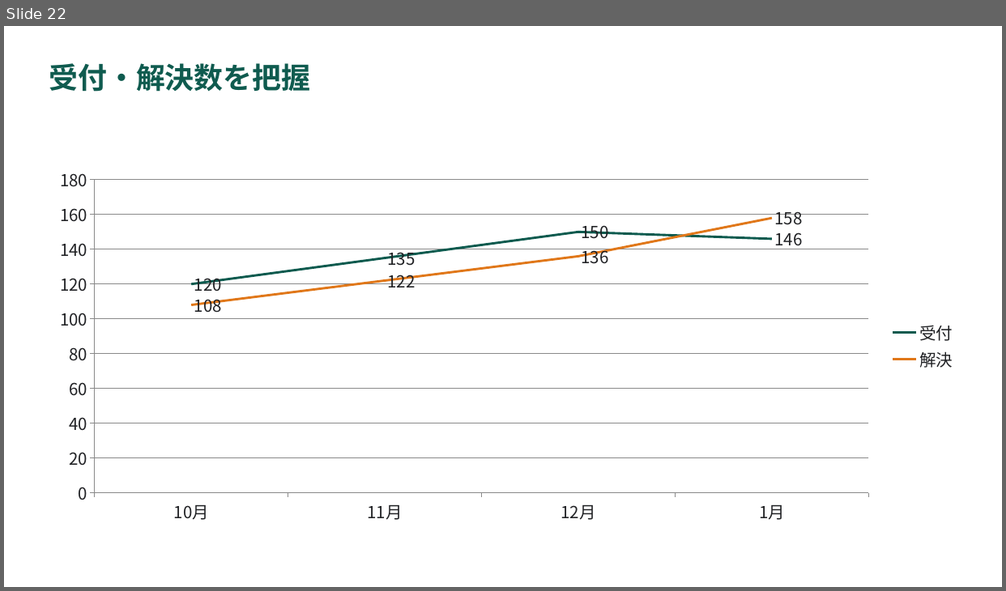
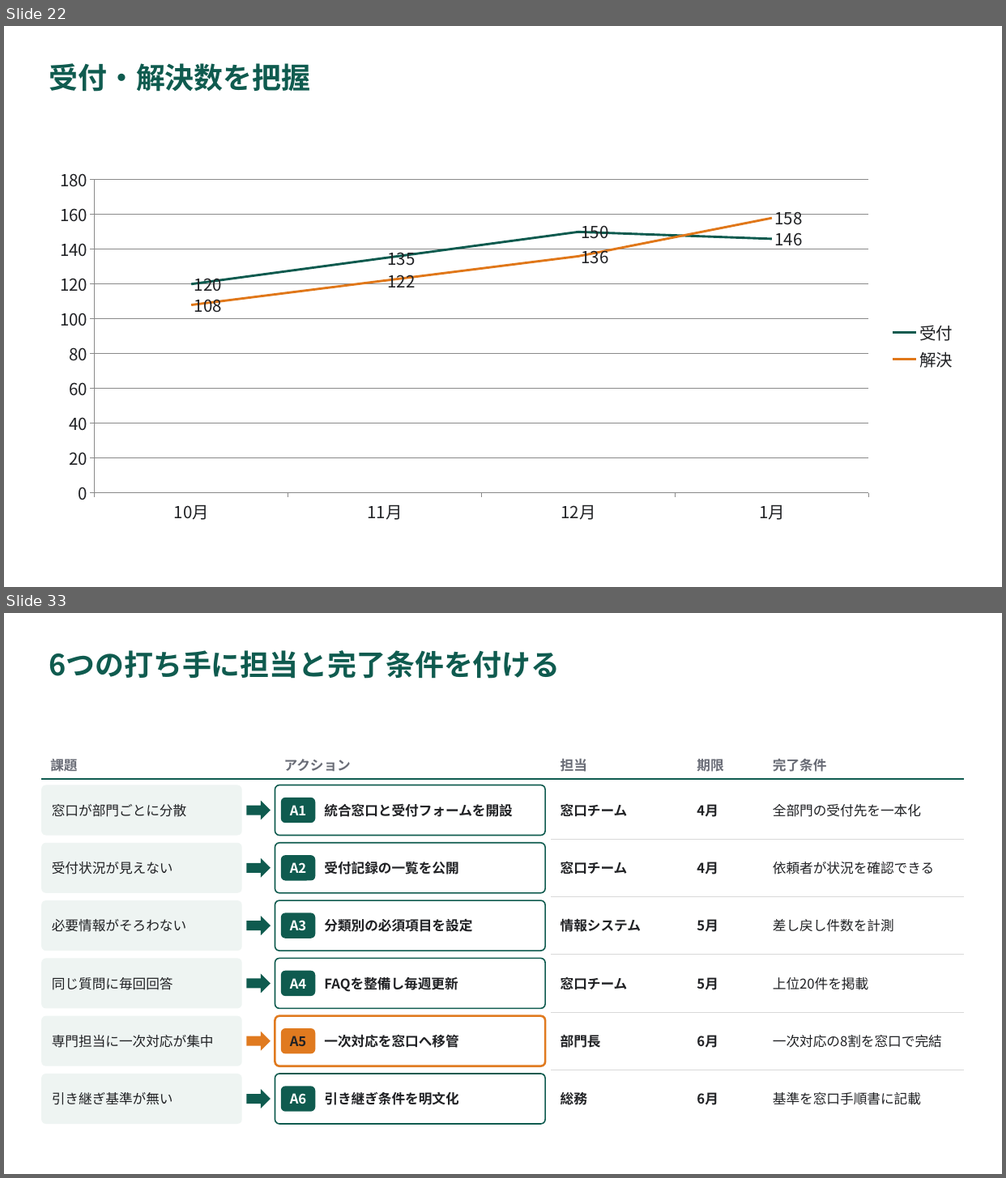
Before and after one commit to YHirano7/Artifacts, a slide deck: skills/pptx-deck/examples/component-gallery/component-gallery.pptx. Shown one above the other, each under a label of ours: slide 22 before the commit, slides 22 and 33 after it; the slides between them are not shown. The pictures are 1006x591 and 1006x1178 pixels, drawn with LibreOffice and Linux fonts; fonts in the diff are those of the drawing. Boxes give left, top, right and bottom in pixels: in the first picture for what was removed or moved away, otherwise in the second. Text is boxed around its words. In the diff, an @@ line names an element or a change of style, - is before the commit and + after.

```diff
--- a/skills/pptx-deck/examples/component-gallery/component-gallery.pptx
+++ b/skills/pptx-deck/examples/component-gallery/component-gallery.pptx
@@ slide 33 added at box(4, 613, 1002, 1174), background #FFFFFF @@
@@ title added at box(49, 650, 560, 679), 28 pt, text #0F5B4F, bold @@
+6つの打ち手に担当と完了条件を付ける
@@ text added at box(50, 756, 77, 774), 13 pt, text #696C76, bold @@
+課題
@@ line added from (41, 779) to (965, 779), #0F5B4F 1.5 pt @@
@@ text added at box(284, 759, 351, 771), 13 pt, text #696C76, bold @@
+アクション
@@ text added at box(560, 759, 587, 772), 13 pt, text #696C76, bold @@
+担当
@@ text added at box(697, 759, 723, 771), 13 pt, text #696C76, bold @@
+期限
@@ text added at box(773, 759, 827, 772), 13 pt, text #696C76, bold @@
+完了条件
@@ group added at box(41, 786, 921, 835): 4 texts, 3 rounded rectangles, 1 right arrow @@
+窓口が部門ごとに分散
+A1
+統合窓口と受付フォームを開設
+窓口チーム
+4月
+全部門の受付先を一本化
@@ line added from (552, 839) to (965, 839), #D9D9D9 0.75 pt @@
@@ group added at box(41, 843, 934, 893): 4 texts, 3 rounded rectangles, 1 right arrow @@
+受付状況が見えない
+A2
+受付記録の一覧を公開
+窓口チーム
+4月
+依頼者が状況を確認できる
@@ line added from (552, 897) to (965, 897), #D9D9D9 0.75 pt @@
@@ group added at box(41, 901, 894, 951): 4 texts, 3 rounded rectangles, 1 right arrow @@
+必要情報がそろわない
+A3
+分類別の必須項目を設定
+情報システム
+5月
+差し戻し件数を計測
@@ line added from (552, 955) to (965, 955), #D9D9D9 0.75 pt @@
@@ group added at box(41, 959, 868, 1009): 4 texts, 3 rounded rectangles, 1 right arrow @@
+同じ質問に毎回回答
+A4
+FAQを整備し毎週更新
+窓口チーム
+5月
+上位20件を掲載
@@ line added from (552, 1013) to (965, 1013), #D9D9D9 0.75 pt @@
@@ group added at box(41, 1016, 942, 1067): 4 texts, 3 rounded rectangles, 1 right arrow @@
+専門担当に一次対応が集中
+A5
+一次対応を窓口へ移管
+部門長
+6月
+一次対応の8割を窓口で完結
@@ line added from (552, 1071) to (965, 1071), #D9D9D9 0.75 pt @@
@@ group added at box(41, 1074, 921, 1124): 4 texts, 3 rounded rectangles, 1 right arrow @@
+引き継ぎ基準が無い
+A6
+引き継ぎ条件を明文化
+総務
+6月
+基準を窓口手順書に記載
```
Also in this commit, not shown: 10 other slides added, 26 other files.
